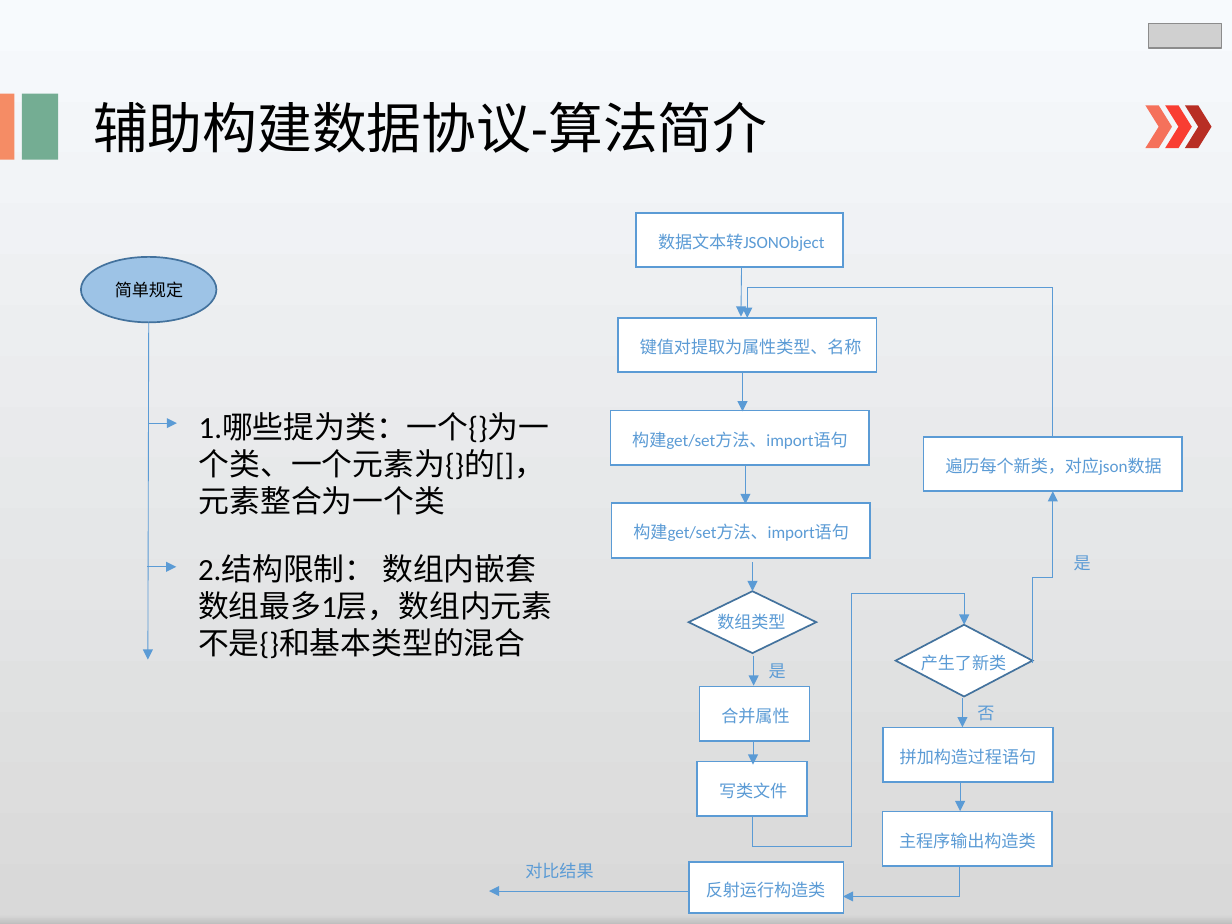
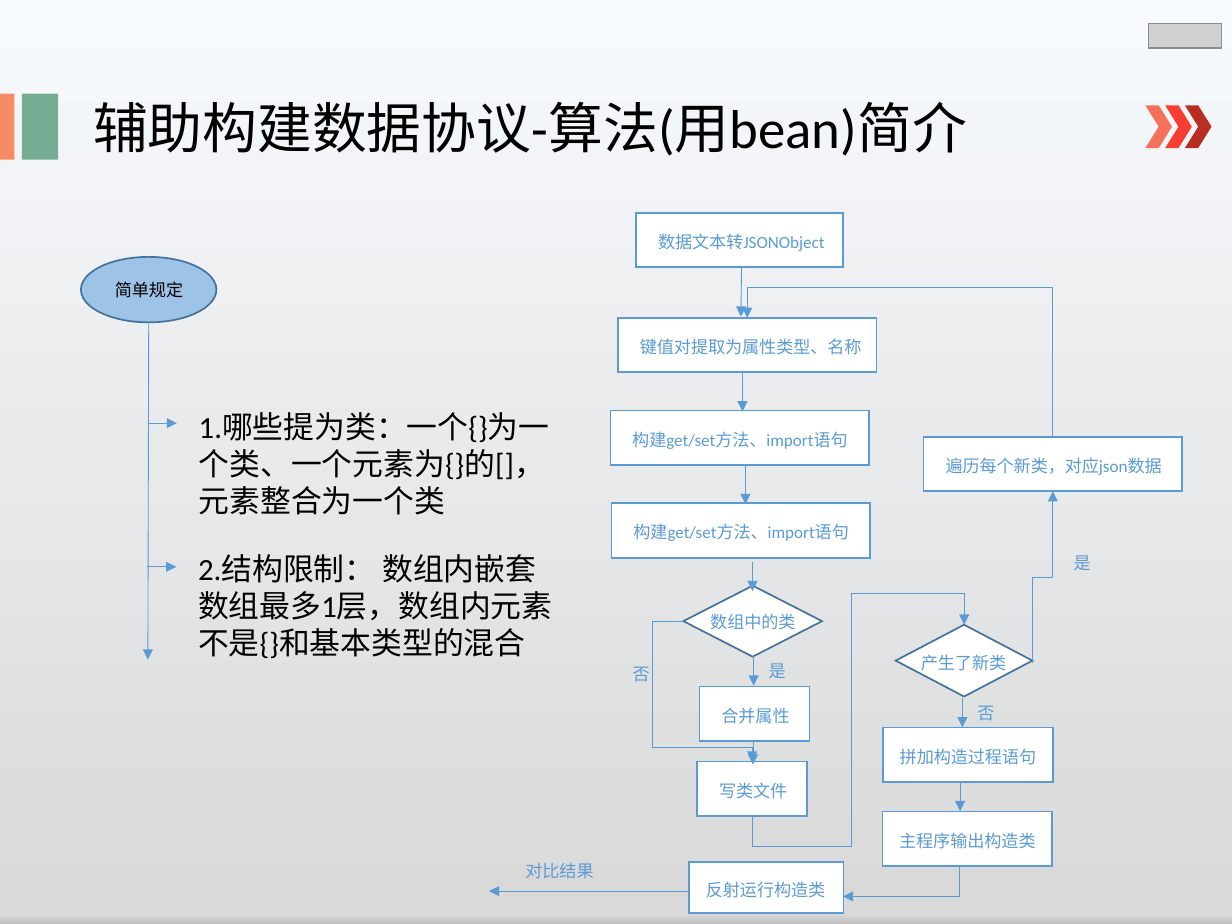
Before and after one commit to lspgithublxh/document, a slide deck: slide 11 of 业务文档跟踪/述职/shuzhi.pptx. Drawn at 1232x924 pixels with LibreOffice and Linux fonts; fonts in the diff are those of the drawing; grey boxes stand for pictures. Boxes give left, top, right and bottom in pixels: in the first picture for what was removed or moved away, otherwise in the second. Text is boxed around its words. In the diff, an @@ line names an element or a change of style, - is before the commit and + after.

```diff
--- a/业务文档跟踪/述职/shuzhi.pptx
+++ b/业务文档跟踪/述职/shuzhi.pptx
@@ text at bbox=[93, 102, 967, 156]: text changed @@
-辅助构建数据协议-算法简介
+辅助构建数据协议-算法(用bean)简介
@@ diamond: place and size @@
-diamond at bbox=[689, 591, 817, 653]
+diamond at bbox=[684, 585, 823, 657]
@@ elbow arrow added from (684, 621) to (753, 761), #5B9BD5 0.5 pt @@
@@ text at bbox=[710, 613, 795, 630]: text changed @@
-数组类型
+数组中的类
@@ text added at bbox=[633, 666, 650, 682], 10 pt, text #5B9BD5 @@
+否
```
Also in this commit, not shown: 7 other slides changed, 1 slide added, 1 slide removed.
